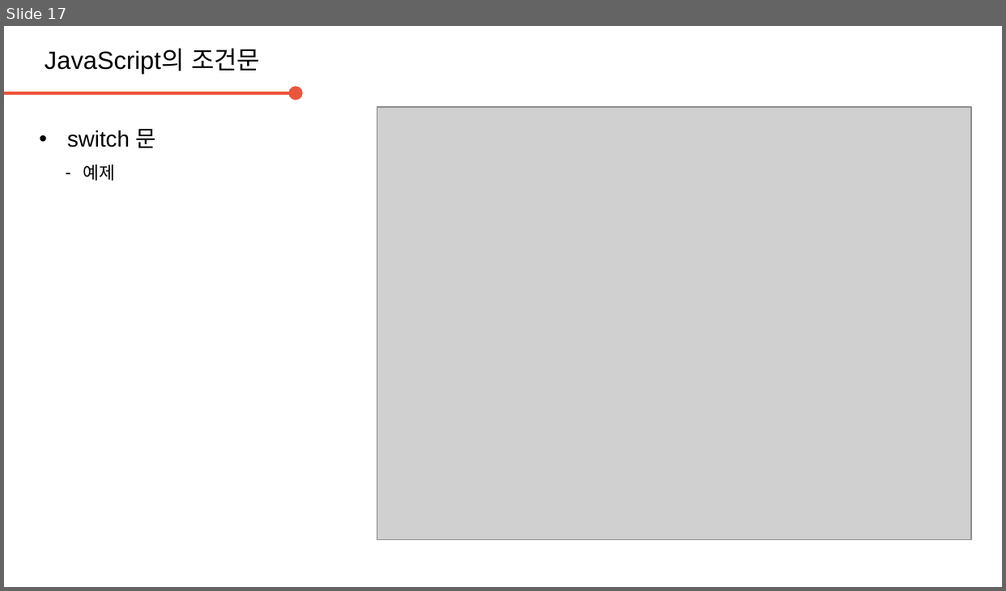
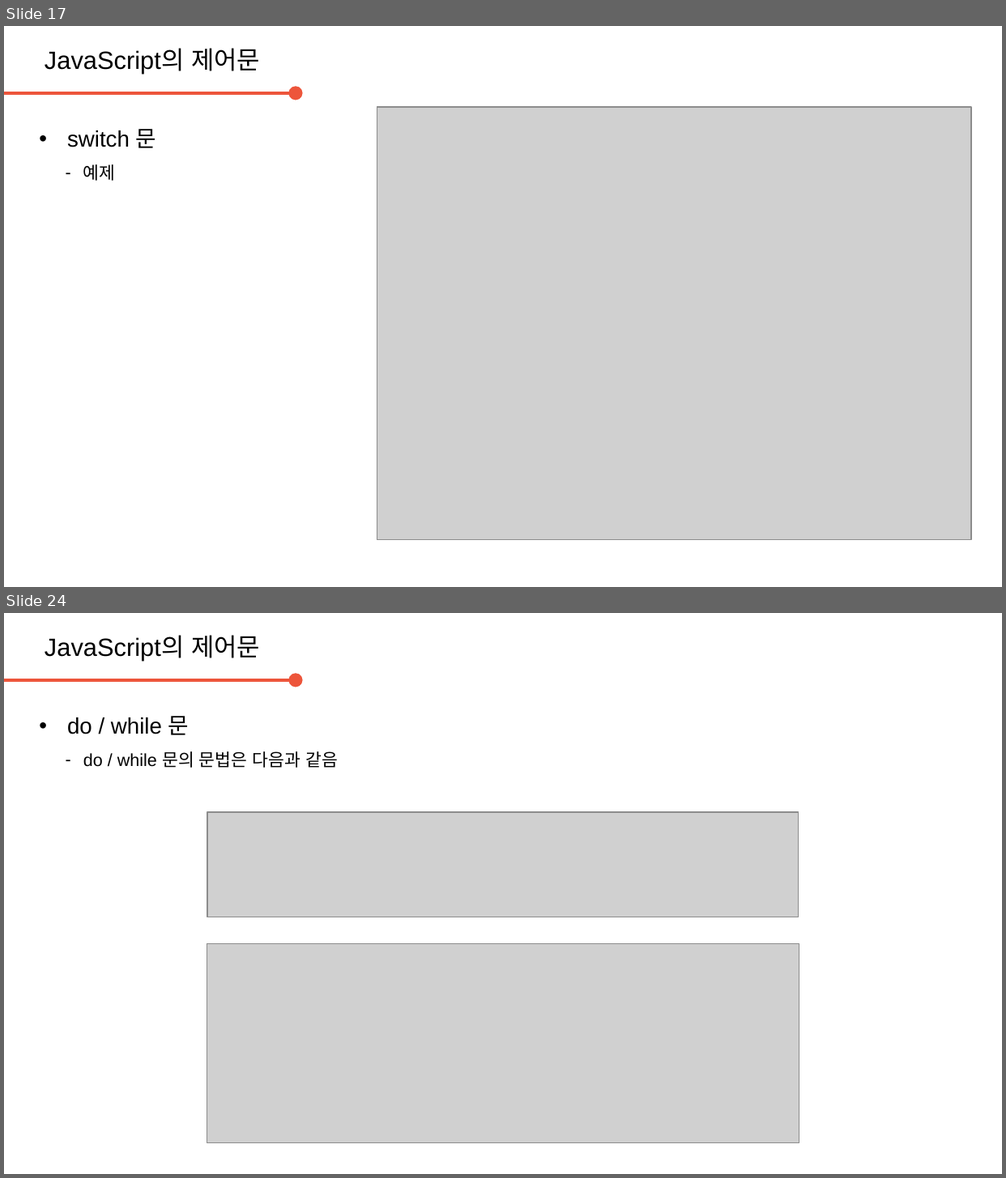
Before and after one commit to daegukdo/GCWM, a slide deck: 33/200820_JavaScript_control_flow.pptx. Shown one above the other, each under a label of ours: slide 17 before the commit, slides 17 and 24 after it; the slides between them are not shown. The pictures are 1006x591 and 1006x1178 pixels, drawn with LibreOffice and Linux fonts; fonts in the diff are those of the drawing; grey boxes stand for pictures; background and template pictures are left out. Boxes give left, top, right and bottom in pixels: in the first picture for what was removed or moved away, otherwise in the second. Text is boxed around its words. In the diff, an @@ line names an element or a change of style, - is before the commit and + after.

Commit message:
get coding with me  - edit JavaScript resource (control flow)

```diff
--- a/33/200820_JavaScript_control_flow.pptx
+++ b/33/200820_JavaScript_control_flow.pptx
@@ slide 24 added at bbox=[4, 613, 1002, 1174], background #FFFFFF @@
@@ text added at bbox=[44, 635, 260, 660], 20 pt, text #000000 @@
+JavaScript의 제어문
@@ arrow added from (4, 680) to (296, 680), #ED553B 2.25 pt @@
@@ text added at bbox=[67, 716, 338, 768], 14 pt, text #000000 @@
+• do / while 문
+  – do / while 문의 문법은 다음과 같음
@@ picture added at bbox=[207, 812, 798, 918] @@
@@ picture added at bbox=[207, 943, 799, 1143] @@
@@ slide 17 changed as well @@
@@ text at bbox=[44, 48, 260, 73]: text changed @@
-JavaScript의 조건문
+JavaScript의 제어문
```
Also in this commit, not shown: 16 other slides changed, 15 other slides added, 1 other file.
